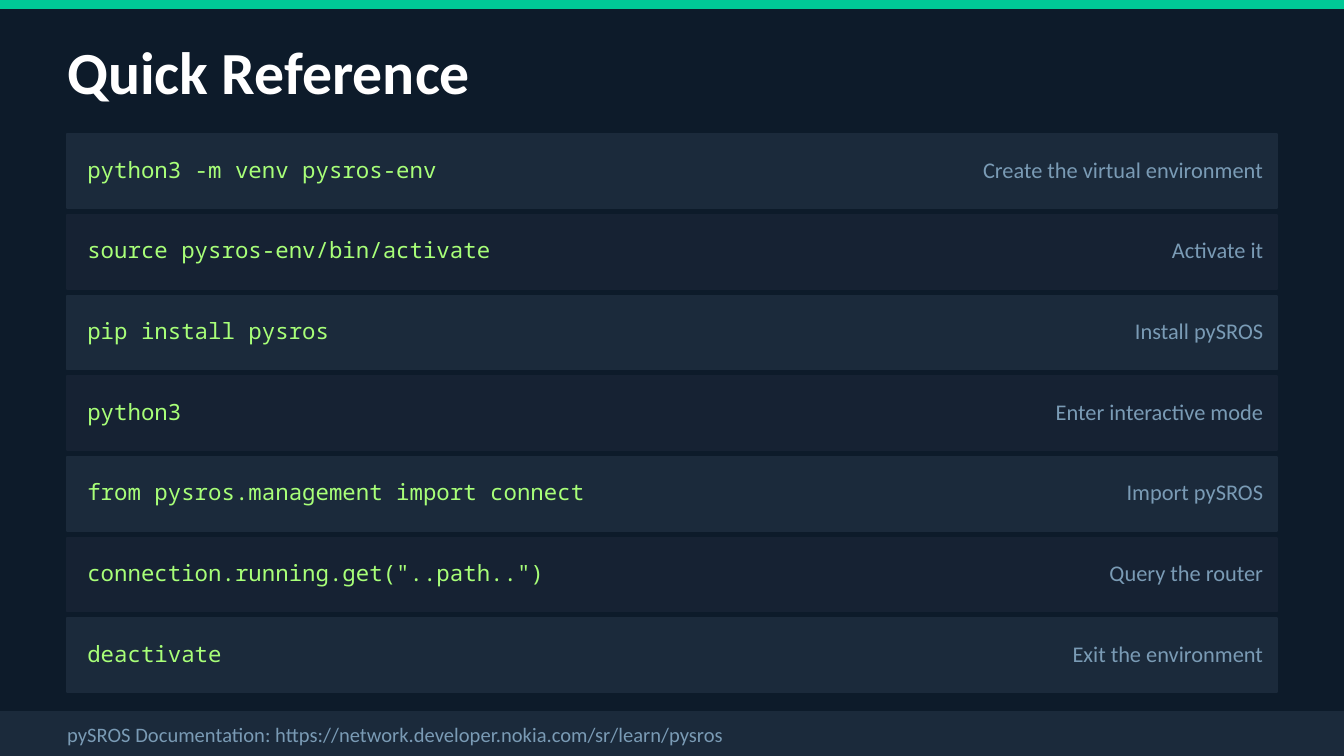
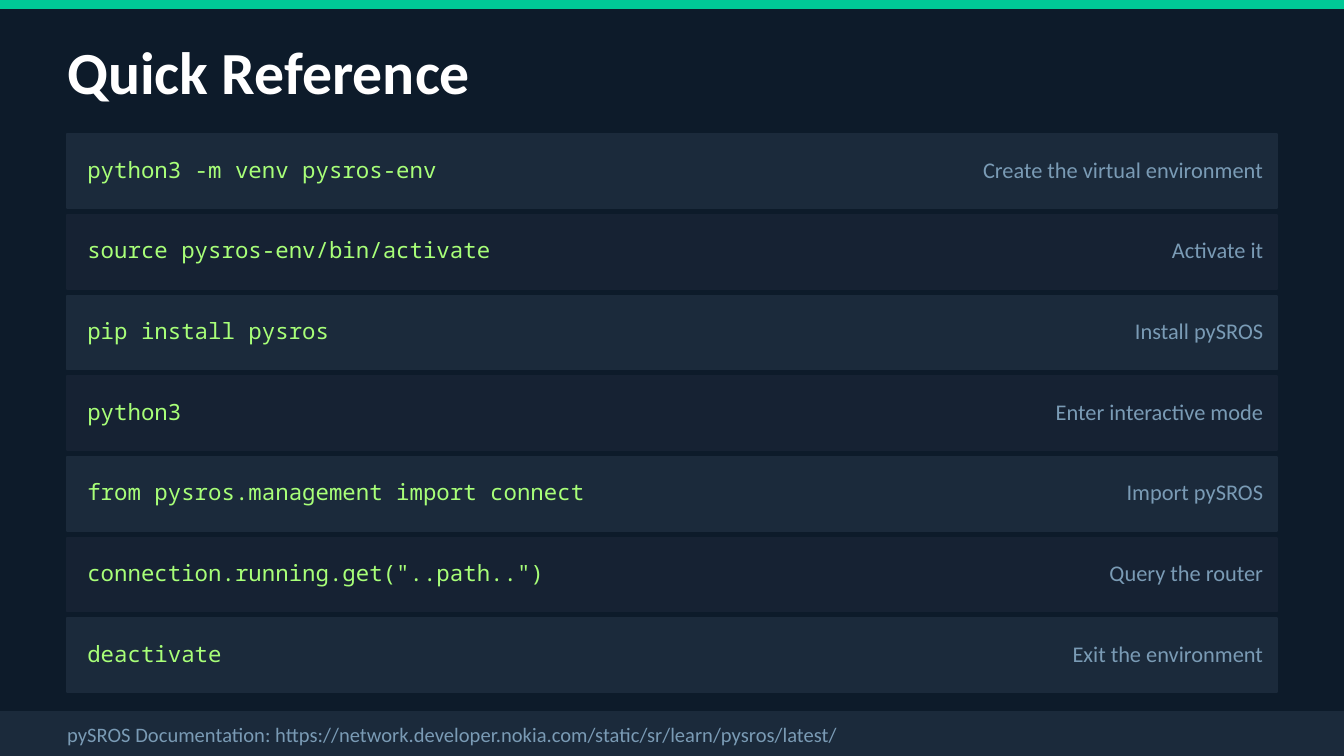
Before and after one commit to alejo-guevara/pysros-training, a slide deck: slide 9 of slides/pySROS_Getting_Started.pptx. Drawn at 1344x756 pixels with LibreOffice and Linux fonts; fonts in the diff are those of the drawing. Boxes give left, top, right and bottom in pixels: in the first picture for what was removed or moved away, otherwise in the second. Text is boxed around its words. In the diff, an @@ line names an element or a change of style, - is before the commit and + after.

Commit message:
Slides update

```diff
--- a/slides/pySROS_Getting_Started.pptx
+++ b/slides/pySROS_Getting_Started.pptx
@@ text at (67,728,836,745): text changed @@
-pySROS Documentation: https://network.developer.nokia.com/sr/learn/pysros
+pySROS Documentation: https://network.developer.nokia.com/static/sr/learn/pysros/latest/
```
Also in this commit, not shown: 1 other file.
